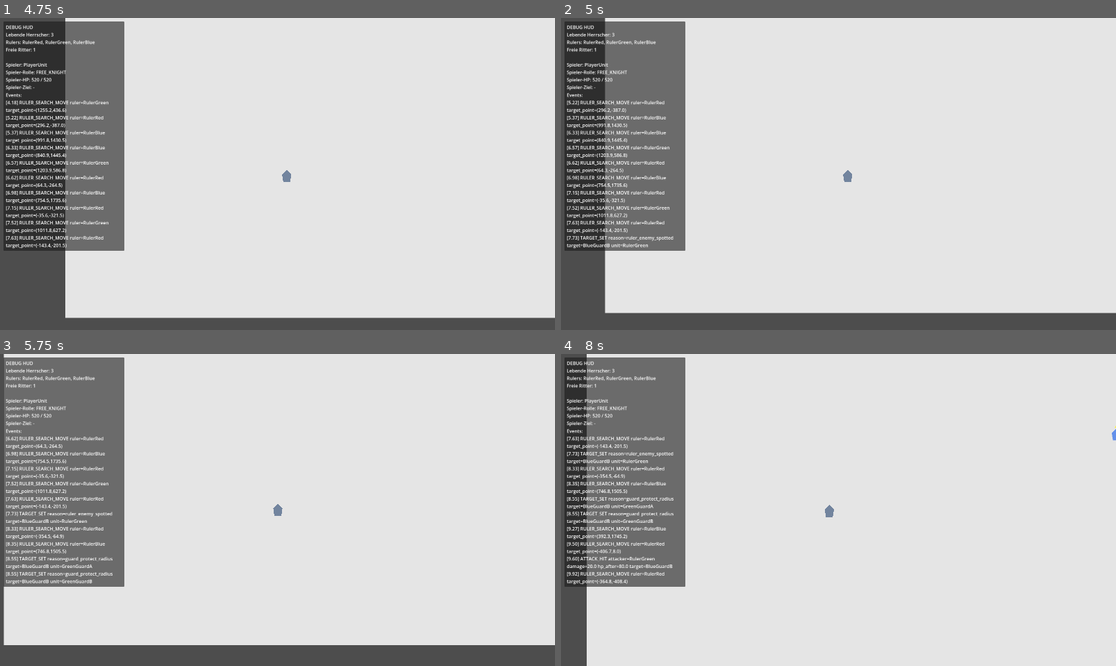
Above: before the commit, frames 1-4 (two rows, left to right).
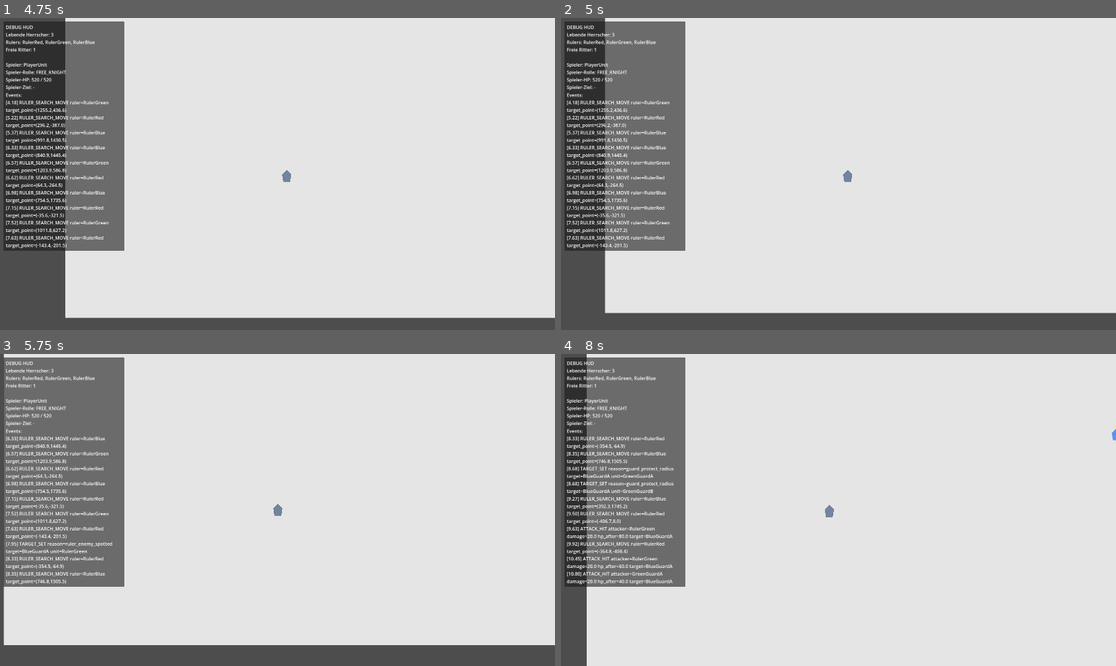
Above: after the commit, the same moments.

Repository: cblab/kingslayer
Game: Godot game, scene res://scenes/Main.tscn
Two runs of this game, one before a commit and one after it. Both use one fixed random seed, a clock stepped at 60 frames per second and the inputs below.
Inputs (mouse positions are in pixels of both pictures, inside the frame that each line leads up to):
- Up to frame 1 (4.75 s): tap Enter at 0.5 s; move the mouse to (399, 158) at 0.52 s; click (399, 158) at 0.67 s; move the mouse to (166, 189) at 1.27 s; click (166, 189) at 1.42 s; move the mouse to (333, 105) at 2.02 s; click (333, 105) at 2.17 s; move the mouse to (249, 236) at 2.77 s; click (249, 236) at 2.92 s; move the mouse to (444, 220) at 3.52 s; click (444, 220) at 3.67 s; move the mouse to (111, 127) at 4.27 s; click (111, 127) at 4.42 s
- Up to frame 2 (5 s): no input
- Up to frame 3 (5.75 s): move the mouse to (305, 510) at 5.02 s; click (305, 510) at 5.17 s
- Up to frame 4 (8 s): move the mouse to (755, 432) at 5.77 s; click (755, 432) at 5.92 s; move the mouse to (960, 494) at 6.52 s; click (960, 494) at 6.67 s; move the mouse to (727, 525) at 7.27 s; click (727, 525) at 7.42 s

Frame 1 is identical in both runs. In frame 2, 0.7% of the frame differs, in the area x 1-21%, y 26-74%; in frame 3, 1.1%; in frame 4, 1.9%.

Commit message:
some changes to unit.gd

Diff:
--- a/scripts/units/unit.gd
+++ b/scripts/units/unit.gd
@@ -85,11 +85,11 @@
 const _RULER_SEARCH_MIN_TARGET_DISTANCE: float = 96.0
 const _RULER_SEARCH_GOAL_DUPLICATE_EPSILON: float = 12.0
 const SEARCH_RETRY_COOLDOWN := 1.0
-const _GUARD_FOLLOW_REACQUIRE_INTERVAL: float = 0.20
-const _GUARD_FOLLOW_REACQUIRE_DISTANCE: float = 70.0
-const _GUARD_FOLLOW_CLOSE_ENOUGH_DISTANCE: float = 28.0
-const _GUARD_FOLLOW_POINT_MOVE_THRESHOLD: float = 24.0
-
+const _GUARD_FOLLOW_REACQUIRE_INTERVAL: float = 0.10
+const _GUARD_FOLLOW_REACQUIRE_DISTANCE: float = 40.0
+const _GUARD_FOLLOW_CLOSE_ENOUGH_DISTANCE: float = 18.0
+const _GUARD_FOLLOW_POINT_MOVE_THRESHOLD: float = 12.0
+const _GUARD_FOLLOW_CATCHUP_DISTANCE: float = 110.0
 
 @onready var _visual: Polygon2D = $Visual
 @onready var _ruler_marker: Node2D = $RulerMarker
@@ -350,32 +350,43 @@
 	var offset := Vector2.RIGHT.rotated(angle) * guard_hold_radius
 	return ruler.global_position + offset
 
-func _get_guard_follow_point_for_ruler(ruler: Unit) -> Vector2:
+func _get_guard_follow_point_for_ruler(ruler: Unit, catchup: bool = false) -> Vector2:
+	if catchup:
+		var angle := PI * 0.5 * float(guard_slot_index)
+		var offset := Vector2.RIGHT.rotated(angle) * minf(guard_hold_radius * 0.35, 42.0)
+		return ruler.global_position + offset
 	return _get_guard_hold_position(ruler)
 
 func _process_guard_follow(delta: float, ruler: Unit) -> void:
 	if role != UnitRole.ROYAL_GUARD or _attack_target != null or _disband_cooldown_active:
 		return
 
-	var follow_point := _get_guard_follow_point_for_ruler(ruler)
+	var distance_to_ruler := global_position.distance_to(ruler.global_position)
+	var catchup := distance_to_ruler > _GUARD_FOLLOW_CATCHUP_DISTANCE
+
+	var follow_point := _get_guard_follow_point_for_ruler(ruler, catchup)
 	var distance_to_follow_point := global_position.distance_to(follow_point)
-	if distance_to_follow_point < _GUARD_FOLLOW_CLOSE_ENOUGH_DISTANCE:
+
+	if distance_to_follow_point <= _GUARD_FOLLOW_CLOSE_ENOUGH_DISTANCE and not catchup:
 		_guard_follow_close_enough = true
-	elif distance_to_follow_point > _GUARD_FOLLOW_REACQUIRE_DISTANCE:
+	elif distance_to_follow_point >= _GUARD_FOLLOW_REACQUIRE_DISTANCE or catchup:
 		_guard_follow_close_enough = false
 
 	_guard_follow_reacquire_cooldown = maxf(0.0, _guard_follow_reacquire_cooldown - delta)
+
+	var has_last_follow_point := _last_guard_follow_point != Vector2.INF
+	var follow_point_shift := INF
+	if has_last_follow_point:
+		follow_point_shift = follow_point.distance_to(_last_guard_follow_point)
+
 	var should_reacquire := false
 	if _guard_follow_reacquire_cooldown <= 0.0:
-		var has_last_follow_point := _last_guard_follow_point != Vector2.INF
-		var follow_point_shift := INF
-		if has_last_follow_point:
-			follow_point_shift = follow_point.distance_to(_last_guard_follow_point)
 		should_reacquire = not has_last_follow_point \
+			or catchup \
 			or distance_to_follow_point > _GUARD_FOLLOW_REACQUIRE_DISTANCE \
 			or follow_point_shift > _GUARD_FOLLOW_POINT_MOVE_THRESHOLD
 
-	if should_reacquire and not _guard_follow_close_enough:
+	if should_reacquire:
 		_repath_to(follow_point)
 		_last_guard_follow_point = follow_point
 		_guard_follow_reacquire_cooldown = _GUARD_FOLLOW_REACQUIRE_INTERVAL
@@ -626,10 +637,11 @@
 		set_attack_target(null, "guard_lost_ruler")
 		return
 
+	var current_target := get_attack_target()
+
 	if _attack_target == null and _guard_target_reacquire_timer > 0.0:
 		return
 
-	var current_target := get_attack_target()
 	if current_target != null and _is_enemy(current_target):
 		var current_target_distance_to_ruler := current_target.global_position.distance_to(ruler.global_position)
 		if current_target_distance_to_ruler <= guard_chase_limit + guard_chase_hysteresis:
@@ -712,8 +724,6 @@
 	if other == self or other.is_dead():
 		return false
 
-	# Freie Ritter sollen nach dem Guard-Zerfall wieder normal vom Spieler anwählbar sein.
-	# Während des Disband-Cooldowns bleibt das Ziel ungültig.
 	if is_player_controlled and other.role == UnitRole.FREE_KNIGHT:
 		return not other.is_disband_cooldown_active()
 	if other.is_player_controlled and role == UnitRole.FREE_KNIGHT:
